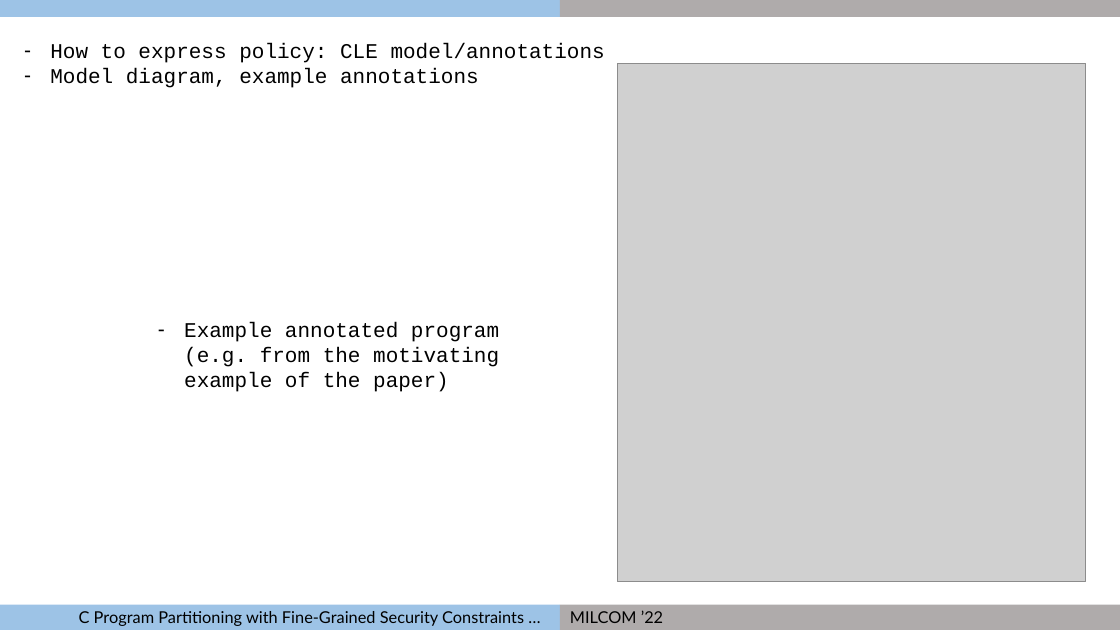
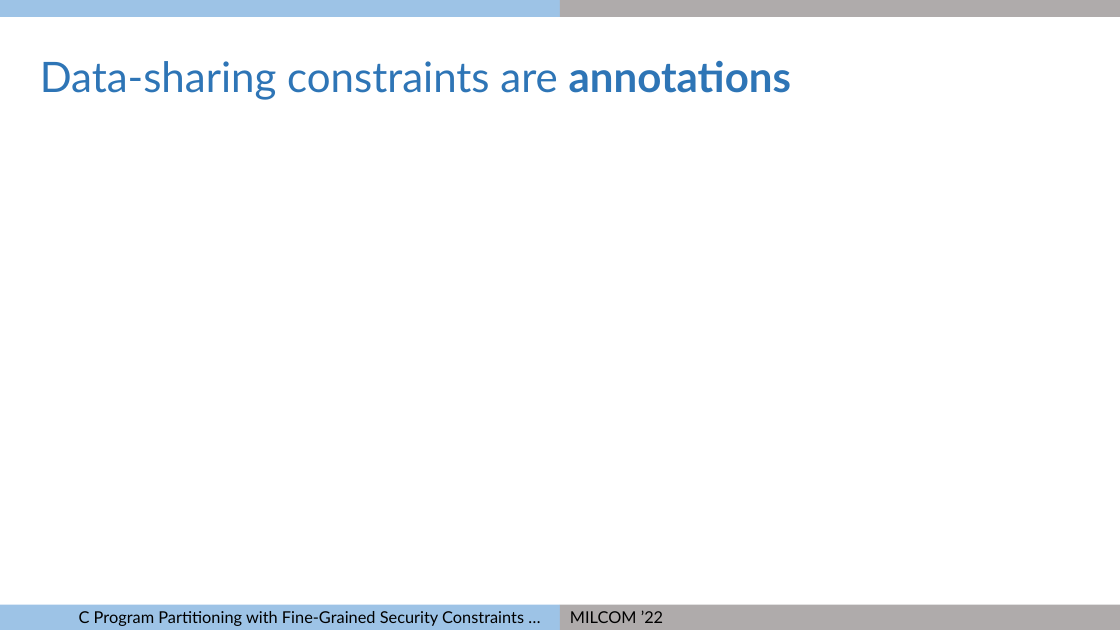
Before and after one commit to gaps-closure/ect, a slide deck: slide 26 of milcom-2022.pptx (slide 15 before the commit). Drawn at 1120x630 pixels with LibreOffice and Linux fonts; fonts in the diff are those of the drawing; grey boxes stand for pictures. Boxes give left, top, right and bottom in pixels: in the first picture for what was removed or moved away, otherwise in the second. Text is boxed around its words. In the diff, an @@ line names an element or a change of style, - is before the commit and + after.

```diff
--- a/milcom-2022.pptx
+++ b/milcom-2022.pptx
@@ text removed at bbox=[50, 43, 605, 88] @@
-– How to express policy: CLE model/annotations
-– Model diagram, example annotations
@@ text added at bbox=[40, 60, 791, 100], 36 pt, text #2E75B6 @@
+Data-sharing constraints are annotations
@@ picture removed at bbox=[618, 63, 1086, 582] @@
@@ text removed at bbox=[184, 322, 499, 392] @@
-– Example annotated program (e.g. from the motivating example of the paper)
```
Also in this commit, not shown: 18 other slides changed, 68 slides added.
